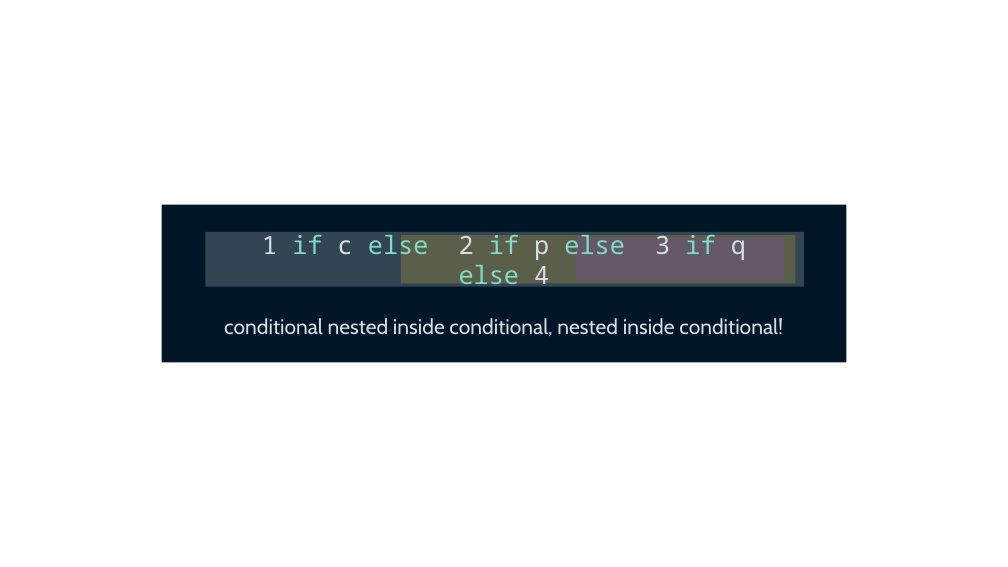
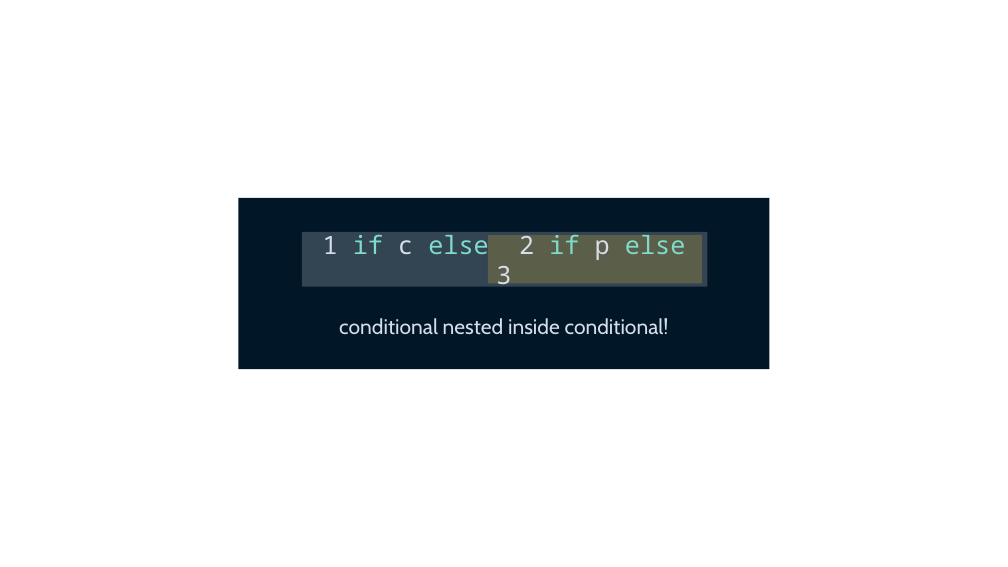
Before and after one commit to Sup2point0/pycobytes, a slide deck: slide 13 of assets/pycobytes.pptx. Drawn at 1008x567 pixels with LibreOffice and Linux fonts; fonts in the diff are those of the drawing. Boxes give left, top, right and bottom in pixels: in the first picture for what was removed or moved away, otherwise in the second. Text is boxed around its words. In the diff, an @@ line names an element or a change of style, - is before the commit and + after.

```diff
--- a/assets/pycobytes.pptx
+++ b/assets/pycobytes.pptx
@@ rectangle: place and size @@
-rectangle at (162, 205, 847, 363)
+rectangle at (238, 198, 770, 370)
@@ rectangle: place and size @@
-rectangle at (206, 232, 805, 287)
+rectangle at (302, 232, 708, 287)
@@ text at (323, 231, 686, 260): text changed @@
-1 if c else 2 if p else 3 if q else 4
+1 if c else 2 if p else 3
@@ rectangle: place and size @@
-rectangle at (401, 235, 796, 284)
+rectangle at (488, 235, 702, 284)
@@ rectangle removed at (575, 238, 784, 281) @@
@@ text at (339, 318, 669, 335): text changed @@
-conditional nested inside conditional, nested inside conditional!
+conditional nested inside conditional!
```
Also in this commit, not shown: 1 other file.
